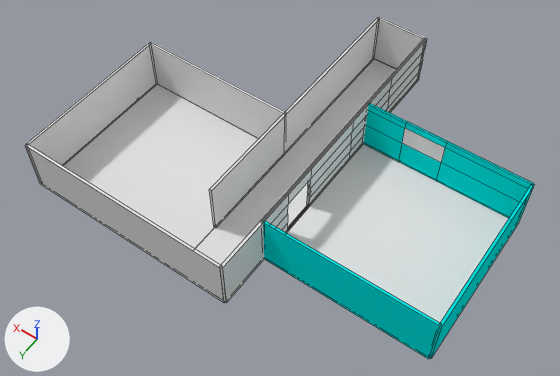
The Blender file HQ/Assets/Hall1.blend: old version first, new version second.
One viewpoint serves both versions: a 50 mm lens placed at (-9.3, 15.74, 20.94), pointed at (0.15, 2.5, 0.14). Every picture has the same lights, and +X, +Y and +Z are marked at lower left. Mesh edges are drawn as thin lines.

Script lines for the objects in view, before the commit:
```python
me_cube_001 = bpy.data.meshes.new('Cube.001')
me_cube_001.from_pydata(...)  # a box spanning x -1.0..1.0, y -1.0..1.0, z -1.0..1.0
me_cube_003 = bpy.data.meshes.new('Cube.003')
me_cube_003.from_pydata(...)  # 44 vertices, 41 faces; spans x -1.0..1.0, y -1.0..1.0, z -1.0..1.0
# faces by material slot: [40, 1]
me_cube_003.materials.append(mat_blue)  # cyan #00e7e4
me_cube_003.materials.append(mat_material)  # white #e7e7e7
me_cube_005 = bpy.data.meshes.new('Cube.005')
me_cube_005.from_pydata(...)  # a box spanning x -1.0..1.0, y -1.0..1.0, z -1.0..1.0
ob_cube_001 = bpy.data.objects.new('Cube.001', me_cube_001)
ob_cube_001.location = (1.0, 0.0, 1.0)
ob_cube_001.scale = (0.05, 5.0, 1.0)
ob_cube_003 = bpy.data.objects.new('Cube.003', me_cube_003)
ob_cube_003.location = (-4.0, -1.0, 1.0)
ob_cube_003.rotation_euler = (0.0, 0.0, 1.571)  # degrees (0, 0, 90)
ob_cube_003.scale = (0.05, 3.0, 1.0)
ob_cube_005 = bpy.data.objects.new('Cube.005', me_cube_005)
ob_cube_005.location = (3.0, 7.0, 1.0)
ob_cube_005.rotation_euler = (0.0, 0.0, 1.571)  # degrees (0, 0, 90)
ob_cube_005.scale = (0.05, 4.0, 1.0)
# also in view: 'Cube.002' at (-7.0, 2.0, 1.0); 'Cube' at (-1.0, 0.0, 1.0); 'Cube.008' at (7.0, 4.0, 1.0); 'Plane.001' at (4.0, 4.0, 0.0); 'Cube.004' at (-4.0, 5.0, 1.0)
```
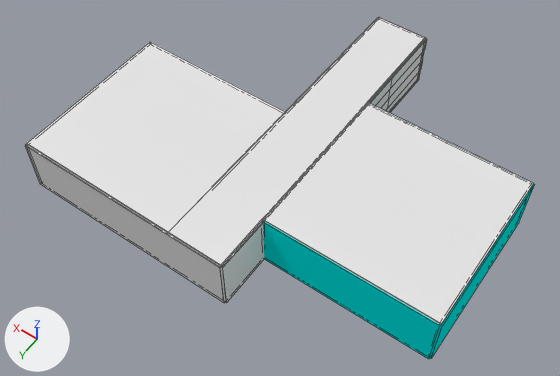
Pixel boxes [x1, y1, x2, y2] of what changed, in the pictures (560 x 376 px):
'Cube.010', added
    after: [263, 102, 533, 325]
'Cube.012', added
    after: [26, 42, 285, 233]
'Cube.011', added
    after: [168, 17, 426, 267]
'Plane.000', unchanged, covered by the edit
    before: [287, 144, 509, 323]
'Plane.001', unchanged, covered by the edit
    before: [64, 84, 258, 248]
'Plane.003', unchanged, covered by the edit
    before: [195, 59, 396, 265]
'Cube.003', unchanged, covered by the edit
    before: [363, 103, 534, 218]
    after: [395, 115, 534, 184]

What the commit changed:
Object 'Cube.010' (ob_cube_010) is new; it shows a copy of the mesh of ob_cube_001.
Its location is (-4.0, 2.0, 2.0).
Its scale is (3.0, 3.0, 0.05).
Object 'Cube.011' (ob_cube_011) is new; it shows a copy of the mesh of ob_cube_001.
Its location is (0.0, 1.0, 2.0).
Its scale is (1.0, 6.0, 0.05).
Object 'Cube.012' (ob_cube_012) is new; it shows a copy of the mesh of ob_cube_001.
Its location is (4.0, 4.0, 2.0).
Its scale is (3.0, 3.0, 0.05).
